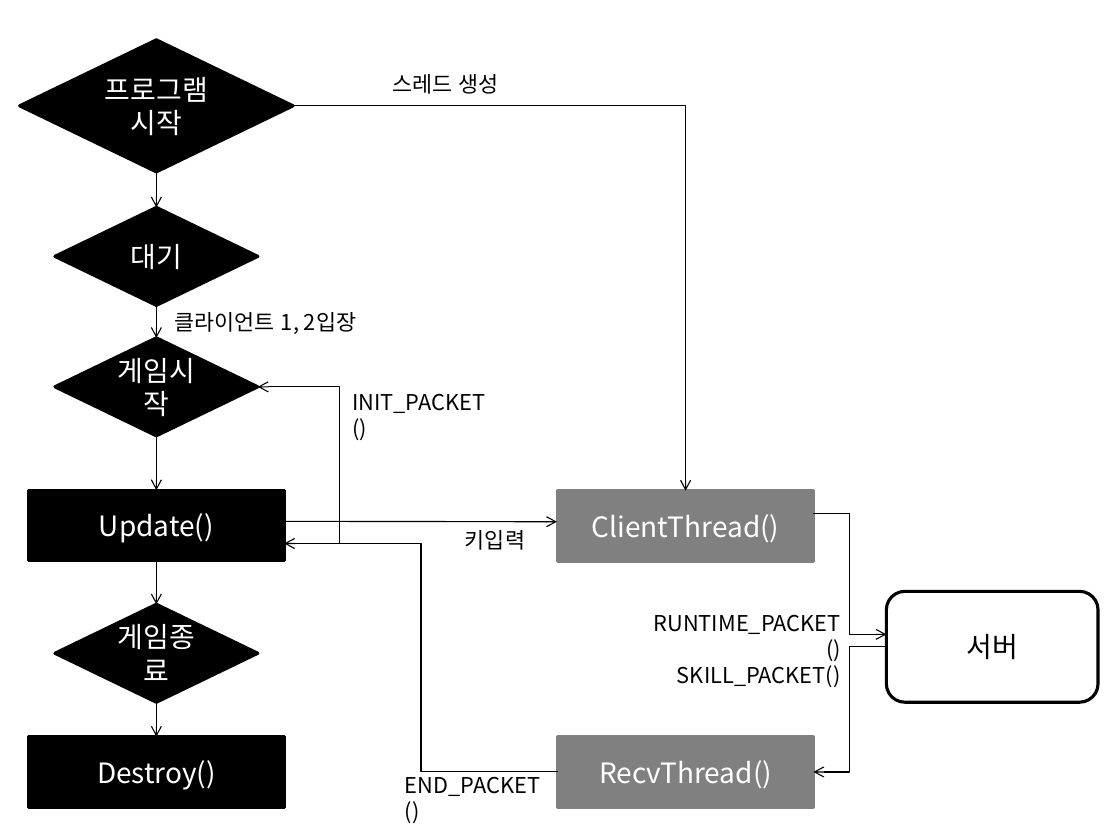
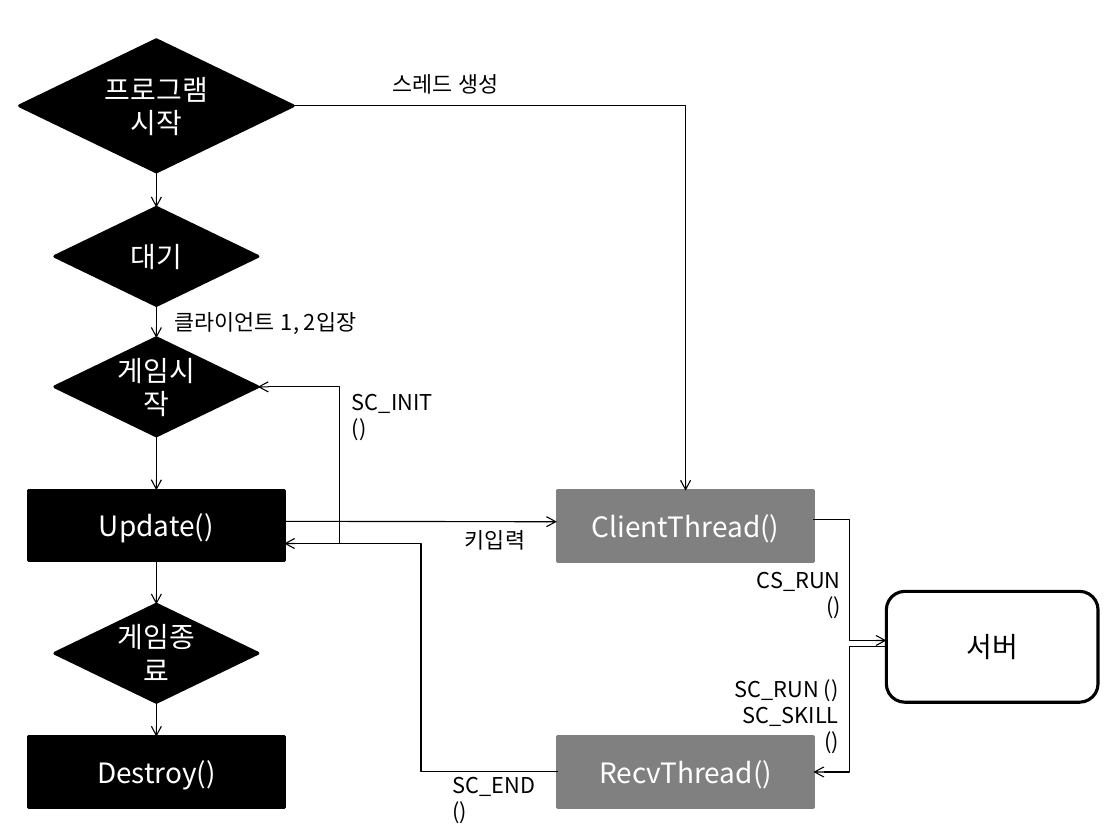
Before and after one commit to LeeWooSang/NGP_TeamProject, a slide deck: slide 1 of 설계도.pptx. Drawn at 1120x840 pixels with LibreOffice and Linux fonts; fonts in the diff are those of the drawing. Boxes give left, top, right and bottom in pixels: in the first picture for what was removed or moved away, otherwise in the second. Text is boxed around its words. In the diff, an @@ line names an element or a change of style, - is before the commit and + after.

```diff
--- a/설계도.pptx
+++ b/설계도.pptx
@@ text at <box>352,393,433,413</box>: text changed @@
-INIT_PACKET()
+SC_INIT ()
@@ elbow arrow moved from (813, 514) - (886, 634) to (813, 520) - (886, 641) @@
@@ text at <box>757,571,841,591</box>: text changed @@
-RUNTIME_PACKET()
-SKILL_PACKET()
+CS_RUN ()
@@ text added at <box>735,680,838,726</box>, 14 pt, text #000000 @@
+SC_RUN ()
+SC_SKILL ()
@@ text at <box>452,771,535,796</box>: text changed @@
-END_PACKET()
+SC_END ()
```
Also in this commit, not shown: 1 other slide changed.
